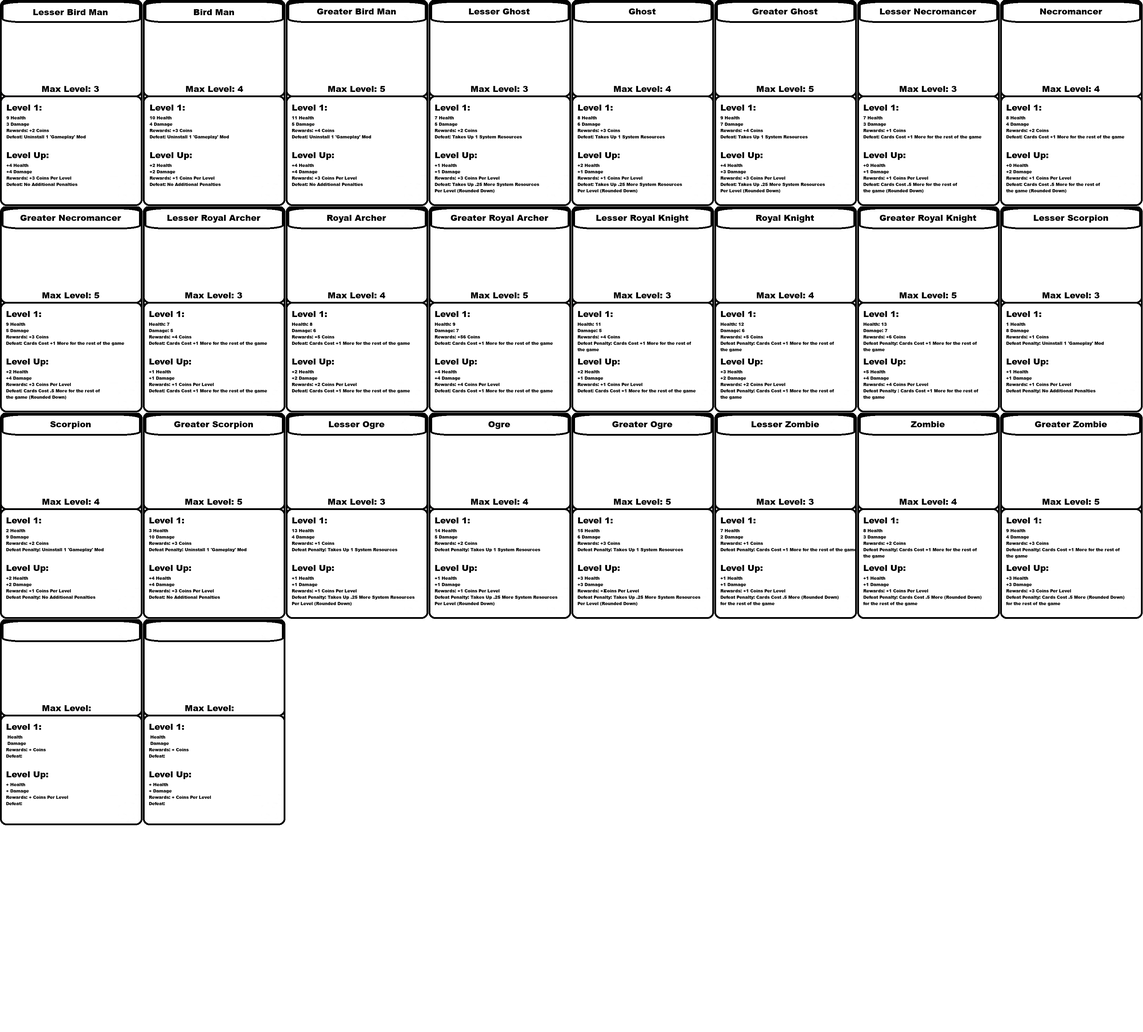
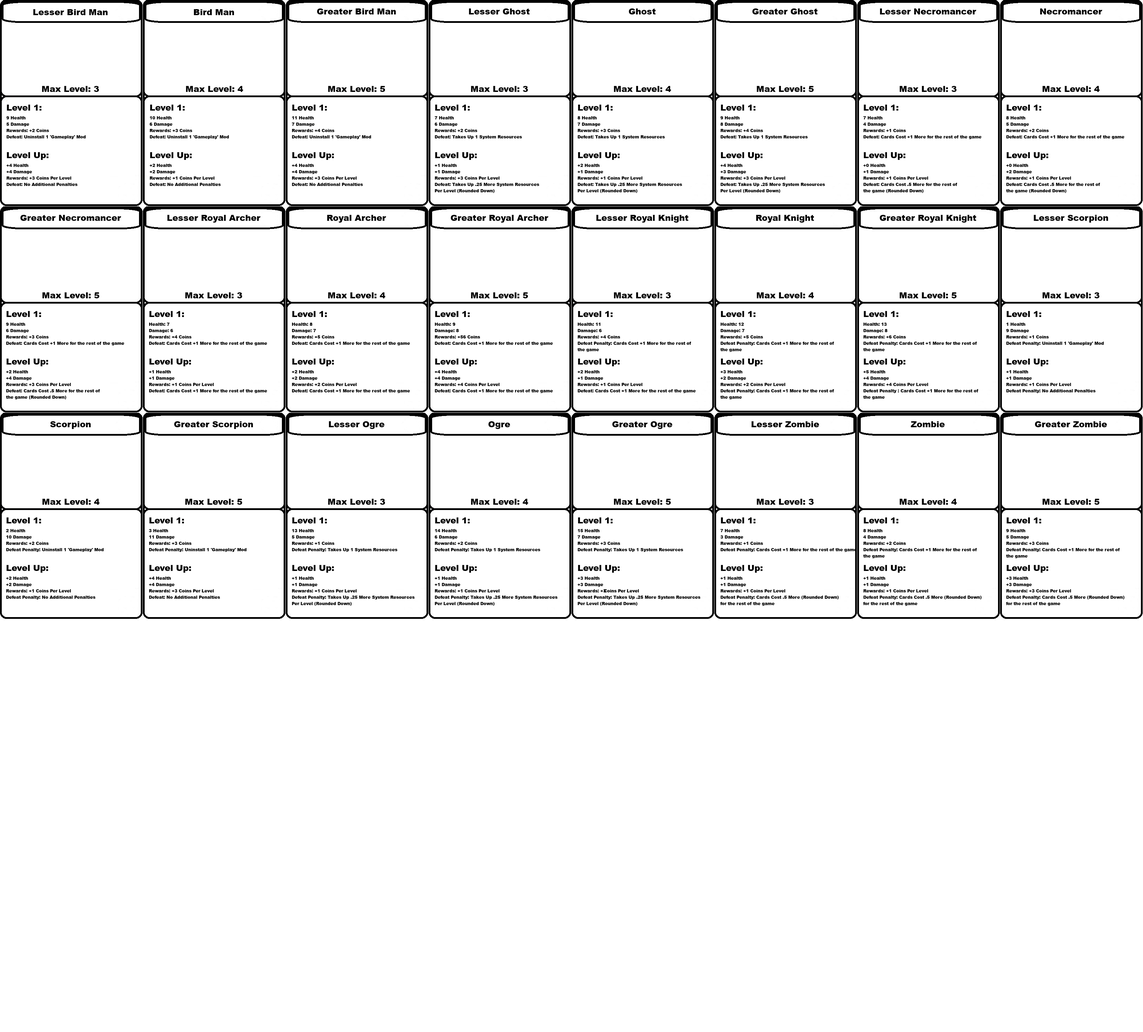
The second w=1143, h=1032 image is a revision of the first. Changes to its layers:
painted on "9 Health ..." over [6,122,10,126]
painted on "10 Health ..." over [149,122,153,126]
painted on "11 Health ..." over [291,122,295,126]
painted on "7 Health ..." over [434,122,438,126]
painted on "8 Health ..." over [577,122,581,126]
painted on "9 Health ... #1" over [720,122,724,126]
painted on "7 Health ... #1" over [863,122,867,126]
painted on "8 Health ... #1" over [1006,122,1010,126]
painted on "9 Health ... #2" over [5,328,9,332]
painted on "Health: 7 ..." over [170,328,174,332]
painted on "Health: 8 ..." over [313,328,317,332]
painted on "Health: 9 ..." over [456,328,460,332]
painted on "Health: 11 ..." over [599,328,603,332]
painted on "1 Health ..." over [1006,328,1010,332]
painted on "2 Health ..." over [5,535,32,539]
painted on "3 Health ..." over [151,535,155,539]
painted on "13 Health ..." over [291,535,295,539]
renamed "14 Health ... #1" to "14 Health ...", painted on it over [434,535,438,539]
painted on "15 Health ..." over [577,535,581,539]
painted on "7 Health ... #2" over [720,535,724,539]
painted on "8 Health ... #2" over [863,535,867,539]
painted on "9 Health ... #3" over [1006,535,1010,539]
hid group "Blank Group copy #13" (7 layers) over [0,618,143,825]
hid group "Blank Group copy #14" (7 layers) over [142,618,286,825]
